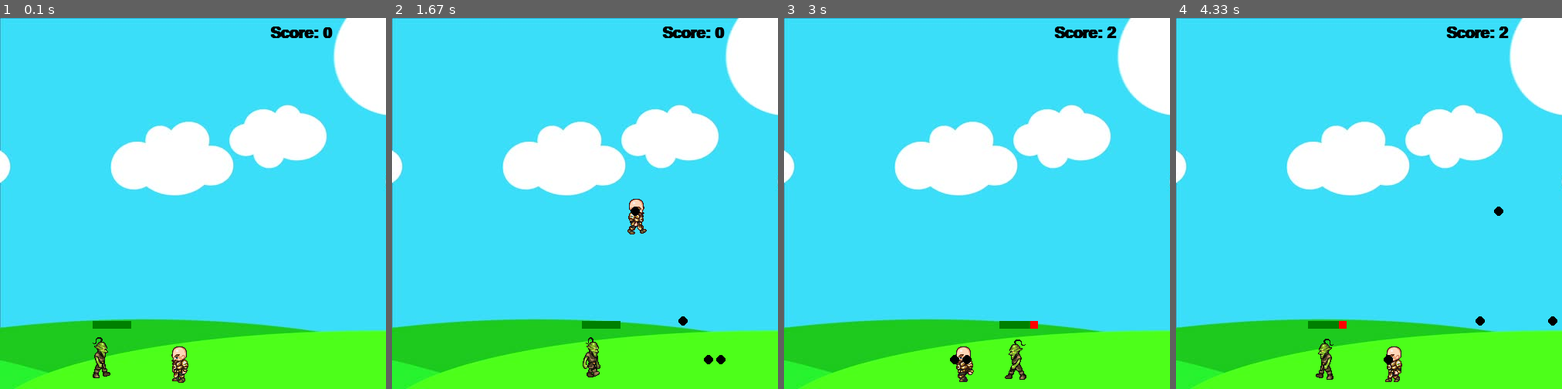
Above: before the commit, frames 1-4 (left to right).
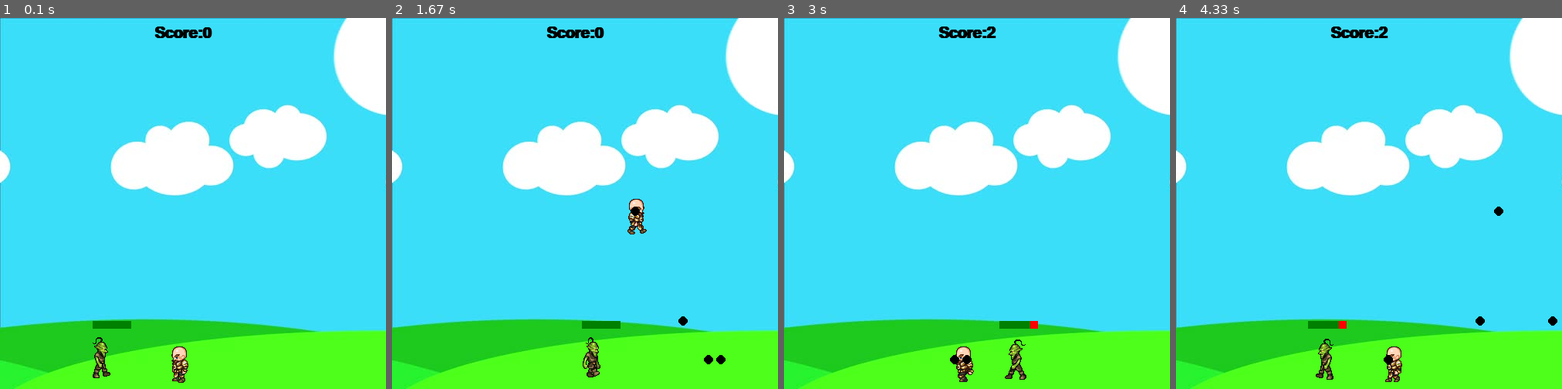
Above: after the commit, the same moments.

Repository: turtlecode/How-To-Add-Score-And-Health-Bar-Python-PyGame-Lesson-7
Game: pygame game, started from Python PyGame/main.py
Two runs of this game, one before a commit and one after it. Both use one fixed random seed, a clock stepped at 60 frames per second and the inputs below.
Inputs:
- Up to frame 1 (0.1 s): no input
- Up to frame 2 (1.67 s): tap Space at 0.33, 0.73, 1.03, 1.23, 1.57 s; hold Right 0.67-1.13 s; hold Up 1.17-1.47 s; hold Right from 1.5 s (still down)
- Up to frame 3 (3 s): tap Space at 1.87, 2.07, 2.37, 2.63, 2.93 s; release Right at 1.97 s; hold Left 2-2.53 s; hold Left 2.57-2.97 s
- Up to frame 4 (4.33 s): hold Up 3-3.37 s; tap Space at 3.07, 3.47, 3.77, 4.13 s; hold Right 3.4-4.03 s; hold Left from 4.07 s (still down)

The runs differ from the first frame. In frame 1, 0.6% of the frame differs, in the area x 40-87%, y 2-6%; in frame 2, 0.6%; in frame 3, 0.6%; in frame 4, 0.6%.

Commit message:
How To Add Collision Feature - Python #PyGame Lesson 6
How To Add Collision Feature - Python #PyGame Lesson 6

Diff:
--- a/Python PyGame/main.py
+++ b/Python PyGame/main.py
@@ -31,7 +31,7 @@
 
 clock = pygame.time.Clock()
 
-score = 0 #new
+score = 0
 
 class player(object):
     def __init__(self, x, y, width, height):
@@ -116,13 +116,13 @@
         self.walkCount = 0
         self.vel = 3
         self.hitbox = (self.x + 17, self.y + 2, 31, 57)
-        self.health = 10 #new
-        self.visible = True #new
+        self.health = 10
+        self.visible = True
 
     def draw(self, win):
         self.move()
 
-        if self.visible:  # NEW
+        if  self.visible:
             if self.walkCount + 1 >= 33:
                 self.walkCount = 0
 
@@ -133,11 +133,12 @@
                 win.blit(self.walkLeft[self.walkCount // 3], (self.x, self.y))
                 self.walkCount += 1
 
-            pygame.draw.rect(win, (255, 0, 0), (self.hitbox[0],
-                            self.hitbox[1] - 20, 50, 10))  # NEW
-            pygame.draw.rect(win, (0, 128, 0),
-                             (self.hitbox[0], self.hitbox[1] - 20, 50 - (5 *
-                            (10 - self.health)), 10))  # NEW
+            pygame.draw.rect(window, (255,0,0), (self.hitbox[0],
+                            self.hitbox[1]-20,50,10))
+
+            pygame.draw.rect(window,(0,128,0),
+                             (self.hitbox[0],self.hitbox[1]-20,50 - (5 *
+                            (10 - self.health)),10))
 
             self.hitbox = (self.x + 17, self.y + 2, 31, 57)
             #pygame.draw.rect(window, (255,0,0), self.hitbox, 2)
@@ -156,7 +157,7 @@
                 self.vel = self.vel * -1
                 self.walkCount = 0
 
-    def hit(self): #new
+    def hit(self):
         if self.health > 0:
             self.health -= 1
         else:
@@ -166,8 +167,8 @@
 
 def redrawGameWindow():
     window.blit(bg, (0, 0))
-    text = font.render('Score: ' + str(score), 1, (0, 0, 0)) #new
-    window.blit(text, (350, 10)) #new
+    text = font.render('Score:' + str(score), 1, (0, 0, 0))
+    window.blit(text, (200,10))
     man.draw(window)
     goblin.draw(window)
     for bullet in bullets:
@@ -175,7 +176,7 @@
     pygame.display.update()
 
 
-font = pygame.font.SysFont('comicsans', 30, True) #new
+font = pygame.font.SysFont('comicsans', 30, True)
 man = player(200, 410, 64, 64)
 goblin = enemy(100, 410, 64, 64, 300) #NEW
 shootLoop = 0
@@ -200,8 +201,8 @@
             if bullet.x + bullet.radius > goblin.hitbox[0] and bullet.x - \
                 bullet.radius < goblin.hitbox[0] + \
                 goblin.hitbox[2]:
+                score += 1
                 goblin.hit()
-                score += 1 #new
                 bullets.pop(bullets.index(bullet))
 
         if bullet.x < 500 and bullet.x > 0:
